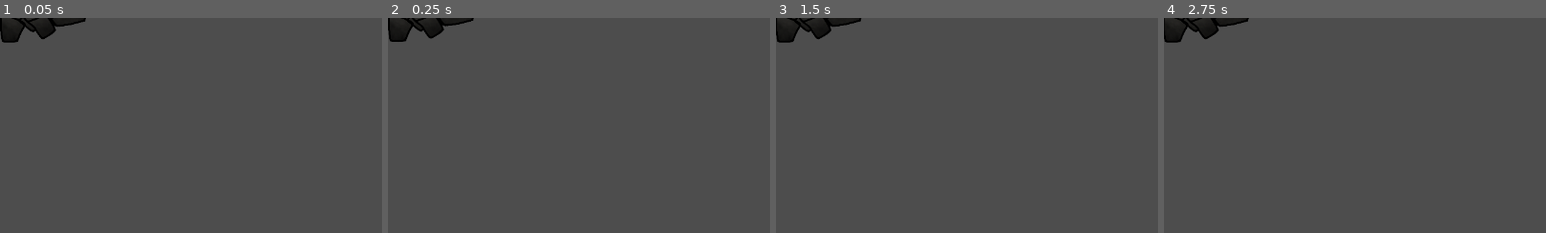
Above: before the commit, frames 1-4 (left to right).
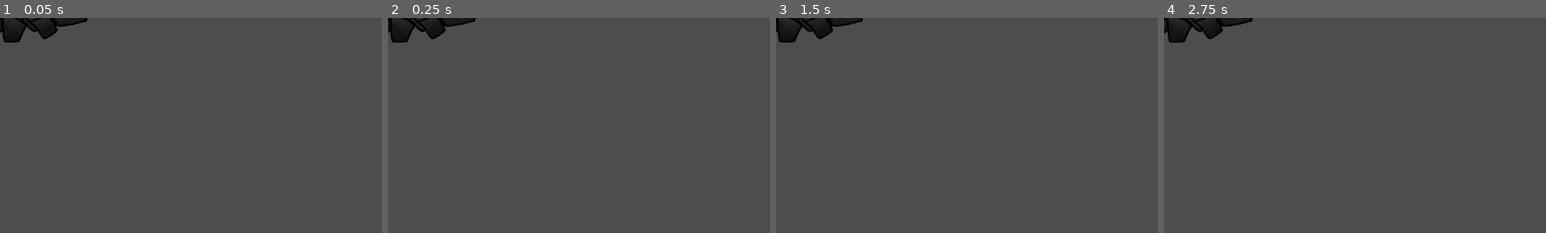
Above: after the commit, the same moments.

Repository: thecaptaincarrot/GMTK-2024-Game-Jam
Game: Godot game, scene res://Entities/Enemies/Wyrm/wyrm.tscn
Same seed, same stepped clock (60 frames per second), same inputs: the game is played once before the commit and once after it. This scene is started directly instead of the project's main scene.
Inputs (mouse positions are % of the whole screen's width and height, from its top left):
- Up to frame 1 (0.05 s): no input
- Up to frame 2 (0.25 s): no input
- Up to frame 3 (1.5 s): tap Enter at 0.5 s; move the mouse to (72, 45) at 0.52 s; tap S (camera_down) at 0.6 s; click (72, 45) at 0.67 s; tap Space at 1.25 s; drag from (30, 55) to (45, 70) at 1.27 s
- Up to frame 4 (2.75 s): tap Enter at 2 s; move the mouse to (60, 28) at 2.02 s; tap D (camera_right) at 2.1 s; click (60, 28) at 2.17 s
The pictures show only the part of the screen within x 0-50%, y 0-50%; the shares and areas given below are measured in that part.

The runs differ from the first frame. In frame 1, 0.3% of the frame differs, in the area x 0-23%, y 0-12%; in frame 2, 0.3%; in frame 3, 0.3%; in frame 4, 0.5%, in the area x 0-24%, y 0-12%.
Error in both runs: Invalid call. Nonexistent function 'get_basic_gooblins' in base 'Nil'. (res://Entities/Enemies/Wyrm/wyrm.gd:22)

Commit message:
Fix wyrm rig
tangling should be considerably rarer now

Diff:
--- a/Entities/Enemies/Wyrm/wyrm.tscn
+++ b/Entities/Enemies/Wyrm/wyrm.tscn
@@ -184,7 +184,7 @@
 "times": PackedFloat32Array(0, 0.4),
 "transitions": PackedFloat32Array(2, 2),
 "update": 0,
-"values": [-900.0, -142.0]
+"values": [-900.0, -155.0]
 }
 
 [sub_resource type="Animation" id="Animation_fwcow"]
@@ -366,7 +366,7 @@
 joint_data/8/bone2d_node = NodePath("neck1/neck2/neck3/neck4/neck5/neck6/neck7/neck8/neck9")
 joint_data/8/rotate_from_joint = false
 joint_data/8/enable_constraint = true
-joint_data/8/constraint_angle_min = -75.0
+joint_data/8/constraint_angle_min = -50.0
 joint_data/8/constraint_angle_max = -10.0
 joint_data/8/constraint_angle_invert = false
 joint_data/8/constraint_in_localspace = true
@@ -375,7 +375,7 @@
 joint_data/9/bone2d_node = NodePath("neck1/neck2/neck3/neck4/neck5/neck6/neck7/neck8/neck9/neck10")
 joint_data/9/rotate_from_joint = false
 joint_data/9/enable_constraint = true
-joint_data/9/constraint_angle_min = 56.908
+joint_data/9/constraint_angle_min = 22.622
 joint_data/9/constraint_angle_max = 16.638
 joint_data/9/constraint_angle_invert = false
 joint_data/9/constraint_in_localspace = true
@@ -462,9 +462,9 @@
 parameters/Slammer/request = 0
 
 [node name="Attacker" type="CollisionShape2D" parent="Beast/HitboxComponent" index="0"]
-position = Vector2(-706.102, -561.403)
-rotation = 0.195275
-scale = Vector2(0.999955, 0.999955)
+position = Vector2(-705.991, -561.837)
+rotation = 0.193935
+scale = Vector2(0.99996, 0.99996)
 shape = SubResource("CircleShape2D_7d5ot")
 disabled = true
 debug_color = Color(0.5, 0, 0, 0.196078)
@@ -473,102 +473,109 @@
 modification_stack = SubResource("SkeletonModificationStack2D_xsq65")
 
 [node name="neck1" type="Bone2D" parent="Beast/SkeletonComponent" index="0"]
-rotation = 1.81947
-rest = Transform2D(-0.244267, 0.969708, -0.969708, -0.244267, 0, 0)
+rotation = 1.9874
+scale = Vector2(1, 1)
+rest = Transform2D(-0.404655, 0.914469, -0.914469, -0.404655, 0, 0)
 
 [node name="RemoteTransform2D" type="RemoteTransform2D" parent="Beast/SkeletonComponent/neck1"]
 position = Vector2(-85, 0)
 remote_path = NodePath("../../../Sprites/neck1")
 
 [node name="neck2" type="Bone2D" parent="Beast/SkeletonComponent/neck1"]
-position = Vector2(-135, -7.62939e-06)
-rotation = -0.202182
-rest = Transform2D(0.979717, -0.200385, 0.200385, 0.979717, -135, -7.62939e-06)
+position = Vector2(-135.001, -1.90735e-05)
+rotation = -0.230393
+scale = Vector2(0.999999, 0.999999)
+rest = Transform2D(0.973576, -0.22836, 0.22836, 0.973576, -135.001, -1.90735e-05)
 
 [node name="RemoteTransform2D" type="RemoteTransform2D" parent="Beast/SkeletonComponent/neck1/neck2"]
 position = Vector2(-85, 0)
 remote_path = NodePath("../../../../Sprites/neck2")
 
 [node name="neck3" type="Bone2D" parent="Beast/SkeletonComponent/neck1/neck2"]
-position = Vector2(-135, -4.95911e-05)
-rotation = -0.206171
-rest = Transform2D(0.978922, -0.204236, 0.204236, 0.978922, -135, -5.53131e-05)
+position = Vector2(-135.001, 6.48499e-05)
+rotation = -0.236764
+scale = Vector2(1, 1)
+rest = Transform2D(0.972103, -0.234558, 0.234558, 0.972103, -135.001, 6.48499e-05)
 
 [node name="RemoteTransform2D" type="RemoteTransform2D" parent="Beast/SkeletonComponent/neck1/neck2/neck3"]
 position = Vector2(-85, 0)
 remote_path = NodePath("../../../../../Sprites/neck3")
 
 [node name="neck4" type="Bone2D" parent="Beast/SkeletonComponent/neck1/neck2/neck3"]
-position = Vector2(-135, 1.52588e-05)
-rotation = -0.21201
-rest = Transform2D(0.97773, -0.209865, 0.209865, 0.97773, -135, 7.62939e-06)
+position = Vector2(-135.001, 3.05176e-05)
+rotation = -0.246002
+scale = Vector2(1, 1)
+rest = Transform2D(0.969894, -0.243528, 0.243528, 0.969894, -135.001, 3.05176e-05)
 
 [node name="RemoteTransform2D" type="RemoteTransform2D" parent="Beast/SkeletonComponent/neck1/neck2/neck3/neck4"]
 position = Vector2(-85, 0)
 remote_path = NodePath("../../../../../../Sprites/neck4")
 
 [node name="neck5" type="Bone2D" parent="Beast/SkeletonComponent/neck1/neck2/neck3/neck4"]
-position = Vector2(-135, 4.57764e-05)
-rotation = -0.22103
-rest = Transform2D(0.975825, -0.218556, 0.218556, 0.975825, -135, 0)
+position = Vector2(-135, -0.00038147)
+rotation = -0.259865
+scale = Vector2(0.999997, 0.999997)
+rest = Transform2D(0.966422, -0.256949, 0.256949, 0.966422, -135, -0.00038147)
 
 [node name="RemoteTransform2D" type="RemoteTransform2D" parent="Beast/SkeletonComponent/neck1/neck2/neck3/neck4/neck5"]
 position = Vector2(-85, 0)
 remote_path = NodePath("../../../../../../../Sprites/neck5")
 
 [node name="neck6" type="Bone2D" parent="Beast/SkeletonComponent/neck1/neck2/neck3/neck4/neck5"]
-position = Vector2(-135, 0.000183105)
-rotation = -0.236187
+position = Vector2(-135, 0.000732422)
+rotation = -0.282236
+scale = Vector2(1, 1)
+rest = Transform2D(0.960436, -0.278504, 0.278504, 0.960436, -135, 0.000732422)
+
+[node name="RemoteTransform2D" type="RemoteTransform2D" parent="Beast/SkeletonComponent/neck1/neck2/neck3/neck4/neck5/neck6"]
+position = Vector2(-85, 0)
+remote_path = NodePath("../../../../../../../../Sprites/neck6")
+
+[node name="neck7" type="Bone2D" parent="Beast/SkeletonComponent/neck1/neck2/neck3/neck4/neck5/neck6"]
+position = Vector2(-135, 0.000579834)
+rotation = -0.321998
 scale = Vector2(0.999999, 0.999999)
-rest = Transform2D(0.972444, -0.233133, 0.233133, 0.972444, -135, 0.000183105)
-
-[node name="RemoteTransform2D" type="RemoteTransform2D" parent="Beast/SkeletonComponent/neck1/neck2/neck3/neck4/neck5/neck6"]
-position = Vector2(-85, 0)
-remote_path = NodePath("../../../../../../../../Sprites/neck6")
-
-[node name="neck7" type="Bone2D" parent="Beast/SkeletonComponent/neck1/neck2/neck3/neck4/neck5/neck6"]
-position = Vector2(-135, -0.000183105)
-rotation = -0.264787
-scale = Vector2(0.999999, 0.999999)
-rest = Transform2D(0.965463, -0.260538, 0.260538, 0.965463, -135, -0.000183105)
+rest = Transform2D(0.948604, -0.316463, 0.316463, 0.948604, -135, 0.000579834)
 
 [node name="RemoteTransform2D" type="RemoteTransform2D" parent="Beast/SkeletonComponent/neck1/neck2/neck3/neck4/neck5/neck6/neck7"]
 position = Vector2(-85, 0)
 remote_path = NodePath("../../../../../../../../../Sprites/neck7")
 
 [node name="neck8" type="Bone2D" parent="Beast/SkeletonComponent/neck1/neck2/neck3/neck4/neck5/neck6/neck7"]
-position = Vector2(-135, -0.000244141)
-rotation = -0.329057
-rest = Transform2D(0.946923, -0.321459, 0.321459, 0.946923, -135, -0.000183105)
+position = Vector2(-135, -0.0012207)
+rotation = -0.404579
+scale = Vector2(1, 1)
+rest = Transform2D(0.919268, -0.393632, 0.393632, 0.919268, -135, -0.0012207)
 
 [node name="RemoteTransform2D" type="RemoteTransform2D" parent="Beast/SkeletonComponent/neck1/neck2/neck3/neck4/neck5/neck6/neck7/neck8"]
 position = Vector2(-85, 0)
 remote_path = NodePath("../../../../../../../../../../Sprites/neck8")
 
 [node name="neck9" type="Bone2D" parent="Beast/SkeletonComponent/neck1/neck2/neck3/neck4/neck5/neck6/neck7/neck8"]
-position = Vector2(-145.218, -23.4441)
-rotation = -1.28008
-rest = Transform2D(0.29, -0.957027, 0.957027, 0.29, -145.218, -23.444)
+position = Vector2(-145.22, -23.4443)
+rotation = -0.871208
+scale = Vector2(1, 1)
+rest = Transform2D(0.643905, -0.765111, 0.765111, 0.643905, -145.22, -23.4443)
 
 [node name="RemoteTransform2D" type="RemoteTransform2D" parent="Beast/SkeletonComponent/neck1/neck2/neck3/neck4/neck5/neck6/neck7/neck8/neck9"]
 position = Vector2(-85, 0)
 remote_path = NodePath("../../../../../../../../../../../Sprites/neck9")
 
 [node name="neck10" type="Bone2D" parent="Beast/SkeletonComponent/neck1/neck2/neck3/neck4/neck5/neck6/neck7/neck8/neck9"]
-position = Vector2(-113.497, 25.2644)
-rotation = 0.312349
+position = Vector2(-113.497, 25.2643)
+rotation = 0.290426
 scale = Vector2(0.999947, 0.999947)
-rest = Transform2D(0.956377, 0.291953, -0.291953, 0.956377, -113.497, 25.2644)
+rest = Transform2D(0.958071, 0.286346, -0.286346, 0.958071, -113.497, 25.2643)
 
 [node name="RemoteTransform2D" type="RemoteTransform2D" parent="Beast/SkeletonComponent/neck1/neck2/neck3/neck4/neck5/neck6/neck7/neck8/neck9/neck10"]
 position = Vector2(-85, 0)
 remote_path = NodePath("../../../../../../../../../../../../Sprites/neck10")
 
 [node name="head" type="Bone2D" parent="Beast/SkeletonComponent/neck1/neck2/neck3/neck4/neck5/neck6/neck7/neck8/neck9/neck10"]
-position = Vector2(-145.843, 36.8203)
-rotation = 1.01496
+position = Vector2(-145.843, 36.8194)
+rotation = 0.769155
 scale = Vector2(1.00001, 1.00001)
-rest = Transform2D(0.521649, 0.853172, -0.853172, 0.521649, -145.843, 36.8203)
+rest = Transform2D(0.718507, 0.695537, -0.695537, 0.718507, -145.843, 36.8194)
 
 [node name="RemoteTransform2D" type="RemoteTransform2D" parent="Beast/SkeletonComponent/neck1/neck2/neck3/neck4/neck5/neck6/neck7/neck8/neck9/neck10/head"]
 position = Vector2(-134, 55)
@@ -598,66 +605,71 @@
 update_scale = false
 
 [node name="head" type="Sprite2D" parent="Beast/Sprites" index="0"]
-position = Vector2(-706.102, -561.403)
-rotation = 0.195275
-scale = Vector2(0.999955, 0.999955)
+position = Vector2(-705.991, -561.837)
+rotation = 0.193935
+scale = Vector2(0.99996, 0.99996)
 texture = ExtResource("4_yb3rx")
 region_enabled = true
 region_rect = Rect2(297, 533, 314, 268)
 
 [node name="neck1" type="Sprite2D" parent="Beast/Sprites" index="1"]
 z_index = -50
-position = Vector2(20.9201, -82.3854)
-rotation = 1.81947
+position = Vector2(34.3957, -77.7299)
+rotation = 1.9874
+scale = Vector2(1, 1)
 texture = ExtResource("4_yb3rx")
 region_enabled = true
 region_rect = Rect2(644, 499, 200, 175)
 
 [node name="neck2" type="Sprite2D" parent="Beast/Sprites" index="2"]
 z_index = -49
-position = Vector2(37.1764, -215.756)
-rotation = 1.61729
+position = Vector2(70.3653, -206.985)
+rotation = 1.75701
+scale = Vector2(0.999999, 0.999999)
 texture = ExtResource("4_yb3rx")
 region_enabled = true
 region_rect = Rect2(644, 499, 200, 175)
 
 [node name="neck3" type="Sprite2D" parent="Beast/Sprites" index="3"]
 z_index = -48
-position = Vector2(25.9851, -349.62)
-rotation = 1.41112
+position = Vector2(75.3267, -341.012)
+rotation = 1.52024
+scale = Vector2(1, 1)
 texture = ExtResource("4_yb3rx")
 region_enabled = true
 region_rect = Rect2(644, 499, 200, 175)
 
 [node name="neck4" type="Sprite2D" parent="Beast/Sprites" index="4"]
 z_index = -47
-position = Vector2(-12.8362, -478.18)
-rotation = 1.19911
+position = Vector2(47.9605, -472.239)
+rotation = 1.27424
+scale = Vector2(1, 1)
 texture = ExtResource("4_yb3rx")
 region_enabled = true
 region_rect = Rect2(644, 499, 200, 175)
 
 [node name="neck5" type="Sprite2D" parent="Beast/Sprites" index="5"]
 z_index = -46
-position = Vector2(-78.4783, -595.267)
-rotation = 0.978077
+position = Vector2(-11.5433, -592.234)
+rotation = 1.01438
+scale = Vector2(0.999997, 0.999997)
 texture = ExtResource("4_yb3rx")
 region_enabled = true
 region_rect = Rect2(644, 499, 200, 175)
 
 [node name="neck6" type="Sprite2D" parent="Beast/Sprites" index="6"]
 z_index = -45
-position = Vector2(-169.071, -694.171)
-rotation = 0.74189
-scale = Vector2(0.999999, 0.999999)
+position = Vector2(-101.17, -691.511)
+rotation = 0.732139
+scale = Vector2(0.999998, 0.999998)
 texture = ExtResource("4_yb3rx")
 region_enabled = true
 region_rect = Rect2(644, 499, 200, 175)
 
 [node name="neck7" type="Sprite2D" parent="Beast/Sprites" index="7"]
 z_index = -44
-position = Vector2(-281.438, -766.988)
-rotation = 0.477103
+position = Vector2(-216.308, -758.826)
+rotation = 0.410141
 scale = Vector2(0.999998, 0.999998)
 texture = ExtResource("4_yb3rx")
 region_enabled = true
@@ -665,33 +677,33 @@
 
 [node name="neck8" type="Sprite2D" parent="Beast/Sprites" index="8"]
 z_index = -44
-position = Vector2(-409.924, -802.486)
-rotation = 0.148046
-scale = Vector2(0.999998, 0.999998)
+position = Vector2(-347.159, -779.237)
+rotation = 0.00556137
+scale = Vector2(0.999997, 0.999997)
 texture = ExtResource("4_yb3rx")
 region_enabled = true
 region_rect = Rect2(644, 499, 200, 175)
 
 [node name="neck9" type="Sprite2D" parent="Beast/Sprites" index="9"]
 z_index = -44
-position = Vector2(-502.135, -757.608)
-rotation = -1.13203
-scale = Vector2(0.999998, 0.999998)
+position = Vector2(-462.341, -738.287)
+rotation = -0.865647
+scale = Vector2(1, 1)
 texture = ExtResource("4_yb3rx")
 region_enabled = true
 region_rect = Rect2(644, 499, 200, 175)
 
 [node name="neck10" type="Sprite2D" parent="Beast/Sprites" index="10"]
 z_index = -44
-position = Vector2(-549.375, -658.952)
-rotation = -0.819685
-scale = Vector2(0.999945, 0.999945)
+position = Vector2(-532.889, -653.971)
+rotation = -0.575221
+scale = Vector2(0.999947, 0.999947)
 texture = ExtResource("4_yb3rx")
 region_enabled = true
 region_rect = Rect2(644, 499, 200, 175)
 
 [node name="Ground" type="Sprite2D" parent="Beast/Sprites" index="11"]
-position = Vector2(0.0361748, -18)
+position = Vector2(3.04419, -17.7407)
 texture = ExtResource("8_jc4bm")
 
 [node name="headTarget" type="Node2D" parent="Beast/IKTargets" index="0"]
